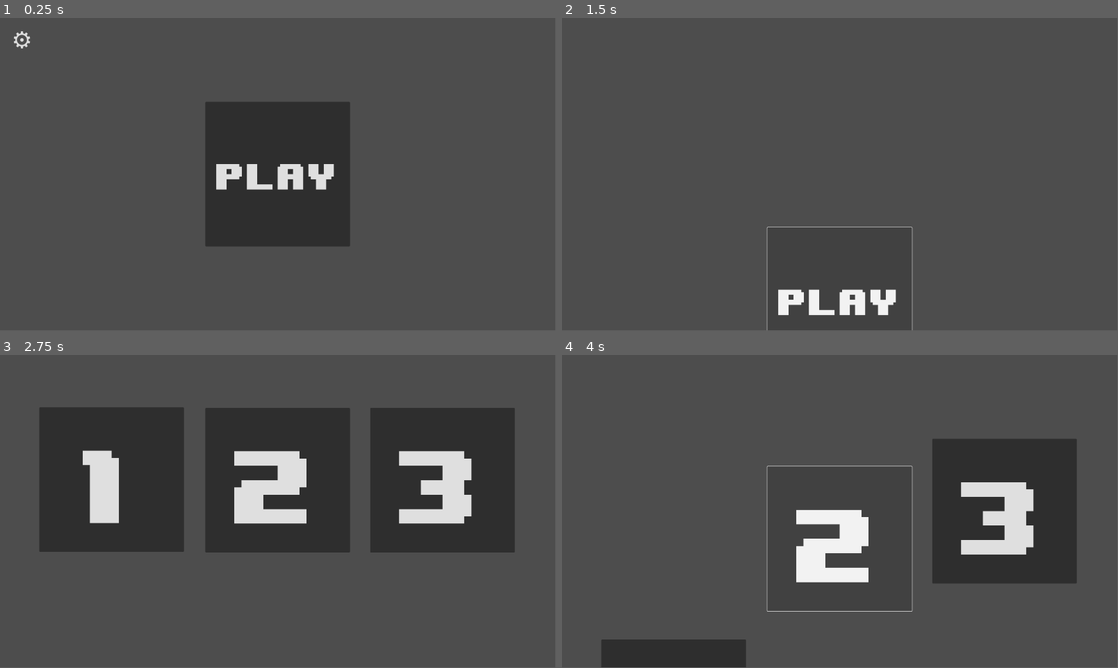
Above: before the commit, frames 1-4 (two rows, left to right).
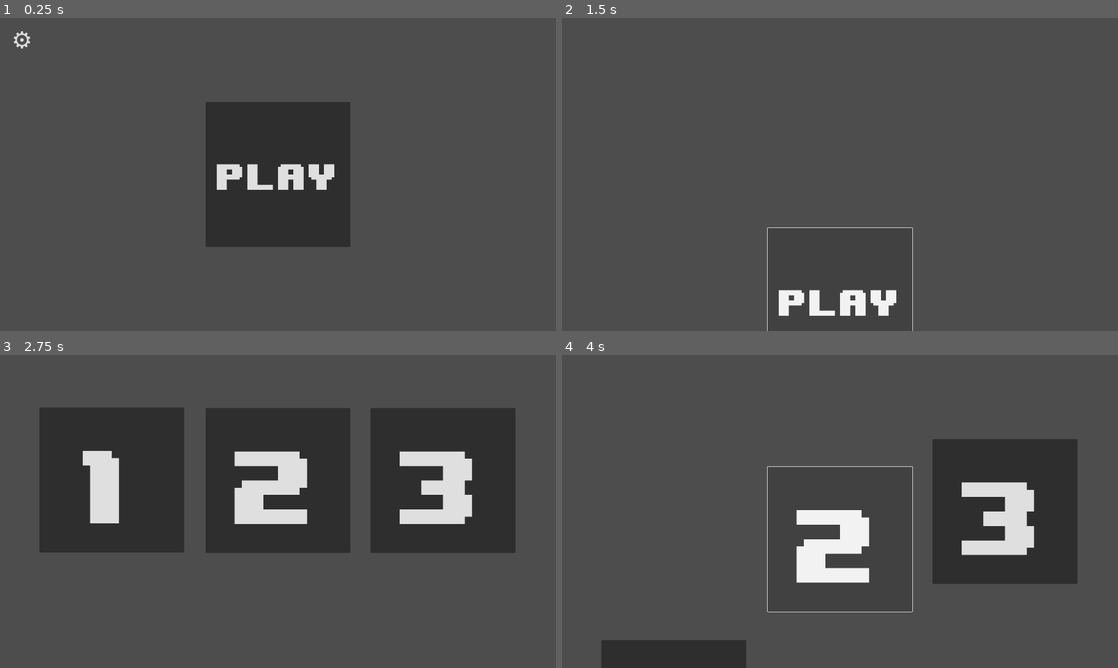
Above: after the commit, the same moments.

Repository: The-Pikmin-nerd/Kubix
Game: Godot game, scene res://Senes/Menus/MainMenu.tscn
The game is run twice, just before and just after one commit, with the same random seed, the same clock (stepped at 60 frames per second) and the same inputs.
Inputs:
- Up to frame 1 (0.25 s): no input
- Up to frame 2 (1.5 s): click "Play" at 0.5 s; click "Play" at 1.25 s
- Up to frame 3 (2.75 s): click "⚙️" at 2 s
- Up to frame 4 (4 s): click "1" at 2.75 s; click "2" at 3.5 s
The window is 799x449 before the commit and 800x450 after it. Grey fills any space a smaller window leaves; there, only what the larger window draws over its background counts as a difference.

The runs differ from the first frame. In frame 1, 0.2% of the frame differs, in the area x 38-63%, y 46-74%; in frame 2, 0.5%; in frame 3, 0.5%; in frame 4, 1.0%, in the area x 7-93%, y 35-100%.

Commit message:
Update project settings for window and splash
Removed boot splash image visibility setting and updated window stretch and vsync configurations to improve display behavior. These changes help ensure proper aspect ratio handling and smoother rendering.

Diff:
--- a/kubix/project.godot
+++ b/kubix/project.godot
@@ -14,7 +14,6 @@
 run/main_scene="uid://ct4pimxcqg278"
 config/features=PackedStringArray("4.5", "Forward Plus")
 boot_splash/bg_color=Color(0, 0, 0, 1)
-boot_splash/show_image=false
 boot_splash/fullsize=false
 boot_splash/image="uid://g7pci87f5uol"
 config/icon="uid://g7pci87f5uol"
@@ -23,8 +22,10 @@
 
 window/size/viewport_width=1920
 window/size/viewport_height=1080
-window/size/mode=2
 window/size/initial_position_type=0
+window/stretch/mode="viewport"
+window/stretch/aspect="expand"
+window/vsync/vsync_mode=2
 
 [rendering]
 
